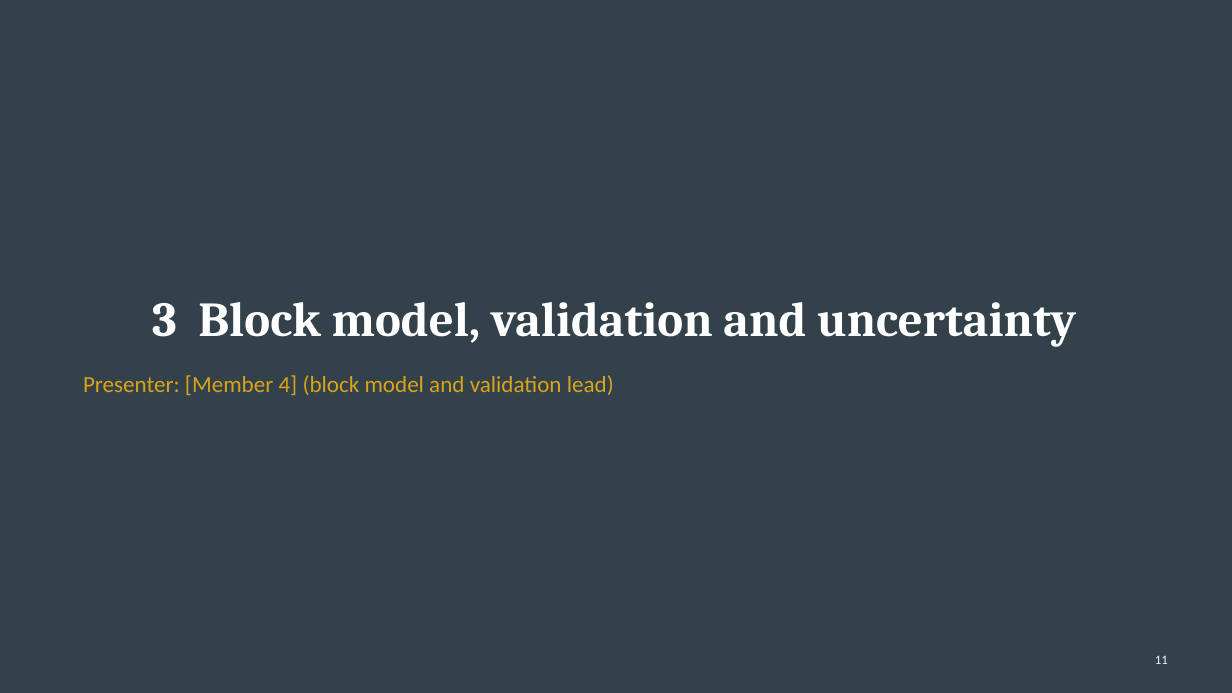
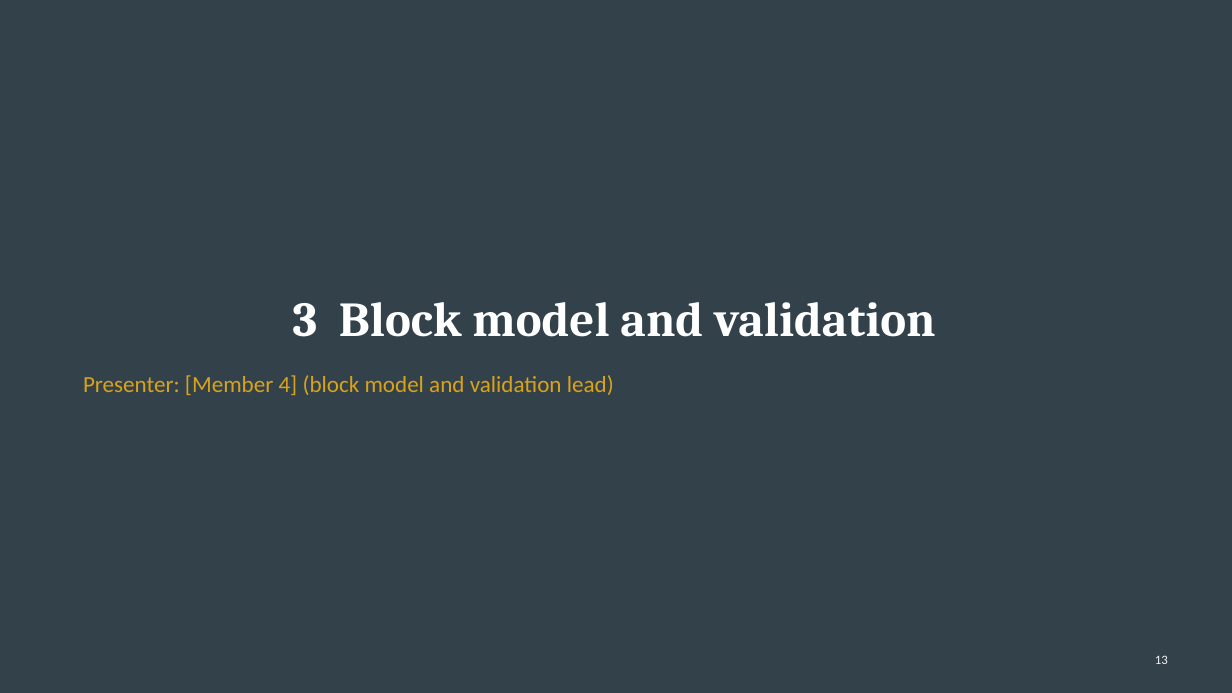
Before and after one commit to evreythi/mine413, a slide deck: slide 13 of docs/build/D7_Presentation.pptx (slide 11 before the commit). Drawn at 1232x693 pixels with LibreOffice and Linux fonts; fonts in the diff are those of the drawing. Boxes give left, top, right and bottom in pixels: in the first picture for what was removed or moved away, otherwise in the second. Text is boxed around its words. In the diff, an @@ line names an element or a change of style, - is before the commit and + after.

```diff
--- a/docs/build/D7_Presentation.pptx
+++ b/docs/build/D7_Presentation.pptx
@@ title at <box>293,302,936,337</box>: text changed @@
-3 Block model, validation and uncertainty
+3 Block model and validation
@@ page number at <box>1155,655,1168,664</box>: text changed @@
-11
+13
```
Also in this commit, not shown: 8 other slides changed, 3 slides added, 49 other files.
